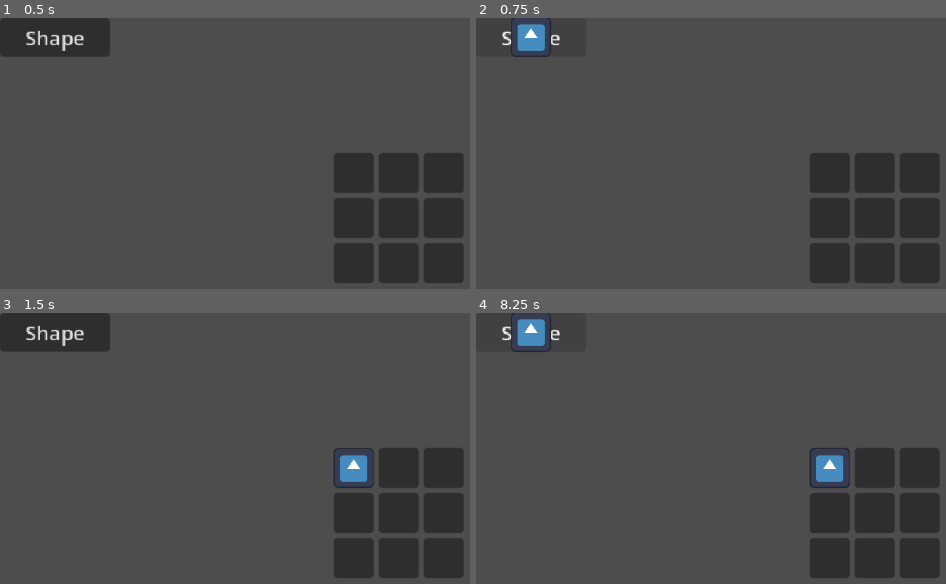
Above: before the commit, frames 1-4 (two rows, left to right).
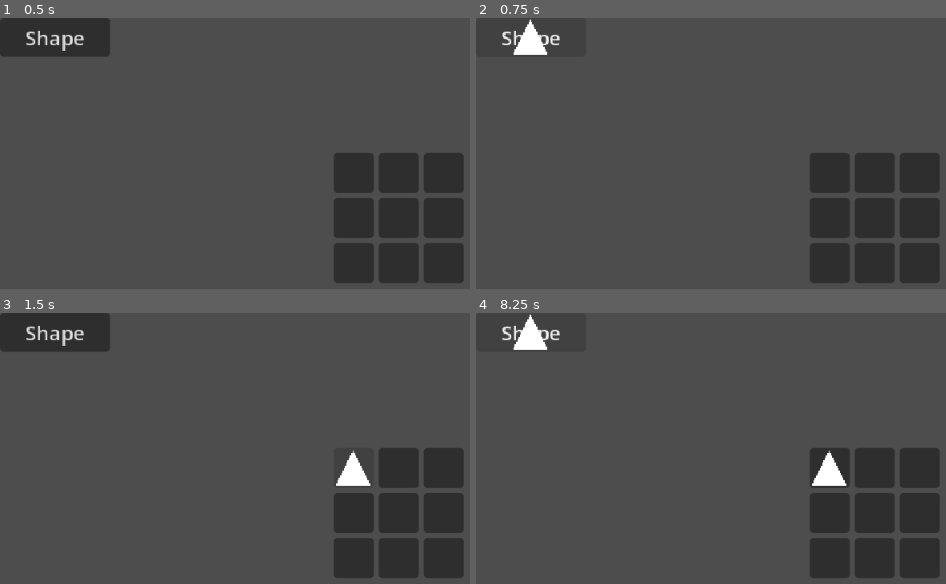
Above: after the commit, the same moments.

Repository: Crimbane/simple-incremental
Game: Godot game, scene res://Testing/Crimtane/test_scene.tscn
Two runs of this game, one before a commit and one after it. Both use one fixed random seed, a clock stepped at 60 frames per second and the inputs below. The project has no main scene, so this scene is started directly. The engine's default icon, where the game draws it, is replaced by a stand-in: a white triangle on a blue panel in a dark square.
Inputs (mouse positions are in pixels of both pictures, inside the frame that each line leads up to):
- Up to frame 1 (0.5 s): no input
- Up to frame 2 (0.75 s): click "Shape" at 0.5 s
- Up to frame 3 (1.5 s): click (352, 467) at 1.25 s
- Up to frame 4 (8.25 s): click (875, 467) at 2 s; click (917, 467) at 2.75 s; click (828, 513) at 3.5 s; click (875, 513) at 4.25 s; click (917, 513) at 5 s; click (828, 556) at 5.75 s; click (875, 556) at 6.5 s; click (917, 556) at 7.25 s; click "Shape" at 8 s

Frame 1 is identical in both runs. In frame 2, 0.8% of the frame differs, in the area x 7-17%, y 0-15%; in frame 3, 0.8%; in frame 4, 1.9%, in the area x 7-80%, y 0-64%.

Commit message:
Changed to new shape art in my test scenes

Diff:
--- a/Testing/Crimtane/shape.tscn
+++ b/Testing/Crimtane/shape.tscn
@@ -1,9 +1,10 @@
 [gd_scene format=3 uid="uid://5qtpdede8o7j"]
 
-[ext_resource type="Texture2D" uid="uid://bxlvjywgrumdp" path="res://icon.svg" id="1_lq3xn"]
+[ext_resource type="Texture2D" uid="uid://cho0l47xs3u3f" path="res://Entities/Art/Shapes.png" id="1_lq3xn"]
 
 [node name="Shape" type="Node2D" unique_id=2041839581]
 
 [node name="Sprite2D" type="Sprite2D" parent="." unique_id=1107377841]
-scale = Vector2(0.25, 0.25)
 texture = ExtResource("1_lq3xn")
+hframes = 8
+frame = 2
